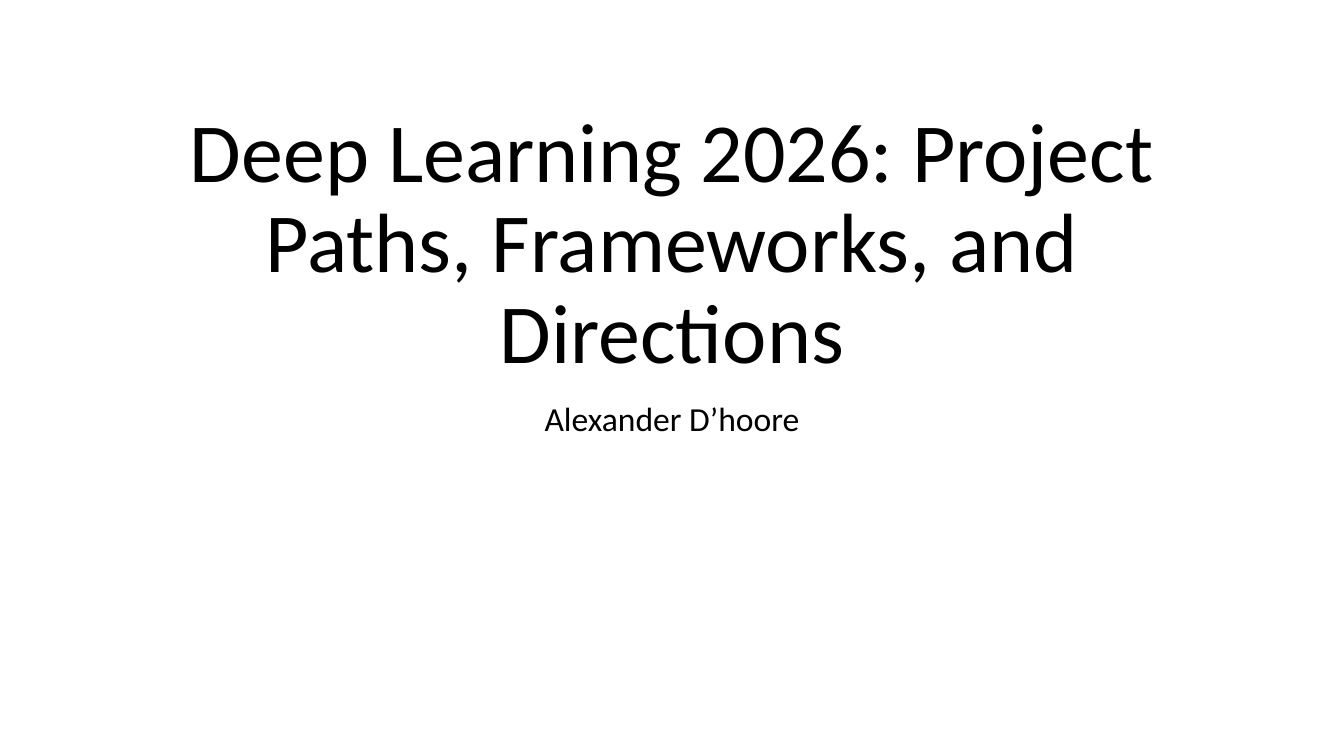
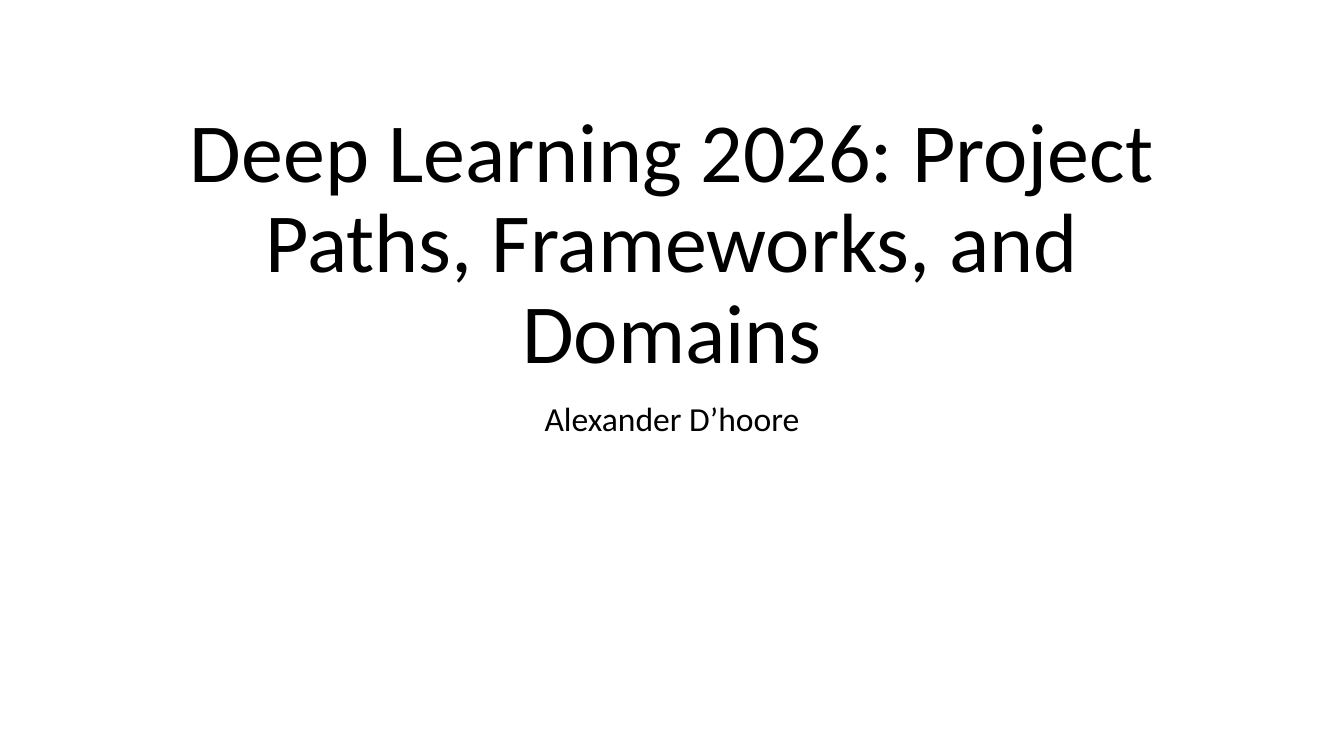
Before and after one commit to AlexanderDhoore/deep-learning-2026, a slide deck: slide 1 of slides/deep-learning-project-directions.pptx. Drawn at 1344x756 pixels with LibreOffice and Linux fonts; fonts in the diff are those of the drawing; background and template pictures are left out. Boxes give left, top, right and bottom in pixels: in the first picture for what was removed or moved away, otherwise in the second. Text is boxed around its words. In the diff, an @@ line names an element or a change of style, - is before the commit and + after.

Commit message:
Expand application domain guidance

```diff
--- a/slides/deep-learning-project-directions.pptx
+++ b/slides/deep-learning-project-directions.pptx
@@ title at [190,124,1153,364]: text changed @@
-Deep Learning 2026: Project Paths, Frameworks, and Directions
+Deep Learning 2026: Project Paths, Frameworks, and Domains
```
Also in this commit, not shown: 8 other slides changed, 12 slides added, 2 slides removed, 13 other files.
